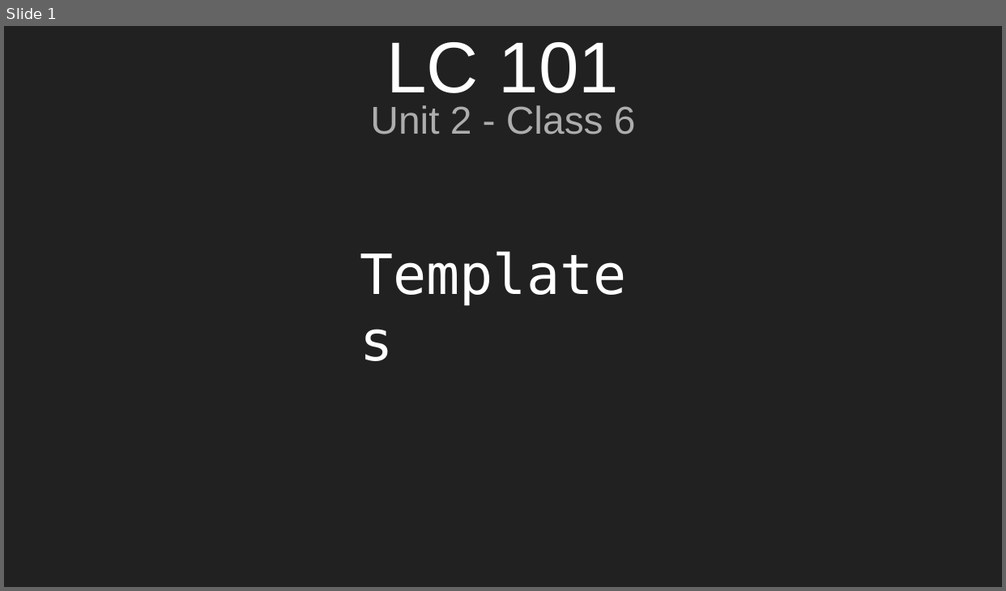
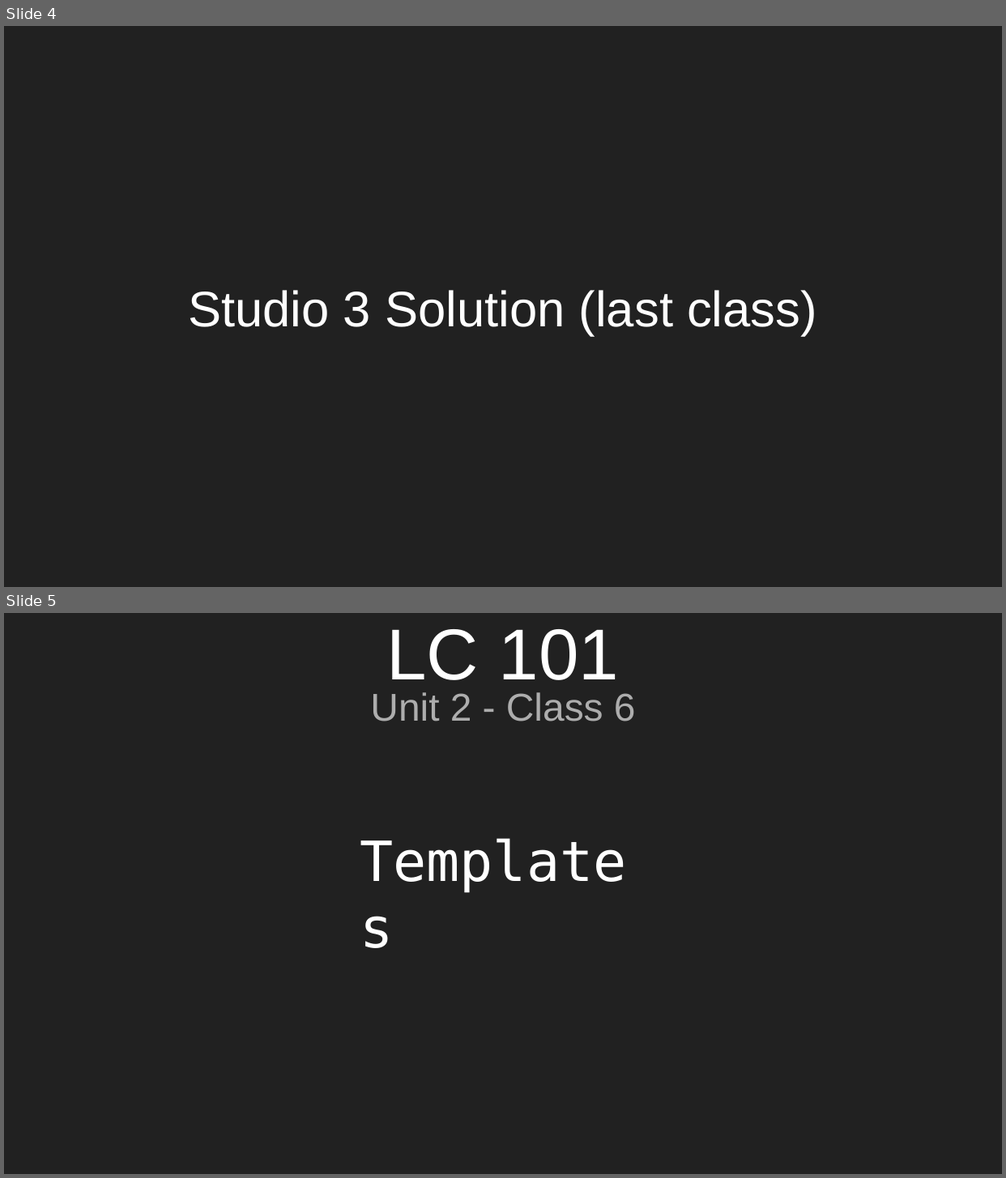
Before and after one commit to aleesham/lc101-unit2, a slide deck: slides/Unit 2 - LC 101 - Class 6.pptx. Shown one above the other, each under a label of ours: slide 1 before the commit, slides 4 and 5 after it. The pictures are 1006x591 and 1006x1178 pixels, drawn with LibreOffice and Linux fonts; fonts in the diff are those of the drawing. Boxes give left, top, right and bottom in pixels: in the first picture for what was removed or moved away, otherwise in the second. Text is boxed around its words. In the diff, an @@ line names an element or a change of style, - is before the commit and + after.

```diff
--- a/slides/Unit 2 - LC 101 - Class 6.pptx
+++ b/slides/Unit 2 - LC 101 - Class 6.pptx
@@ slide 4 added at (4, 26, 1002, 587), background #212121 @@
@@ title added at (188, 290, 817, 335), 36 pt, text #FFFFFF @@
+Studio 3 Solution (last class)
@@ what was slide 1 is now slide 5 @@
```
Also in this commit, not shown: 1 slide changed, 7 other slides added, 6 slides removed, 1 other file.
